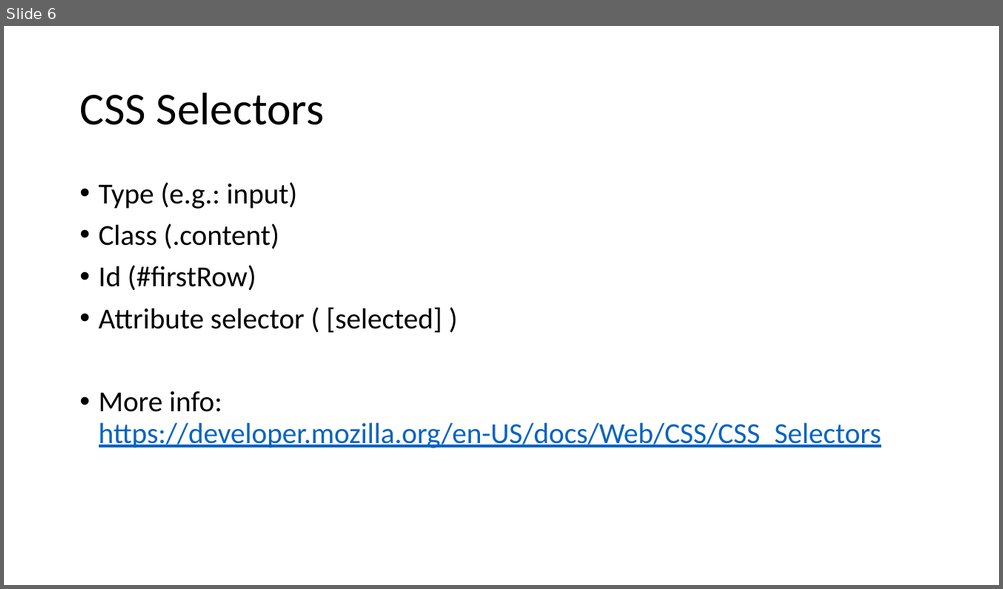
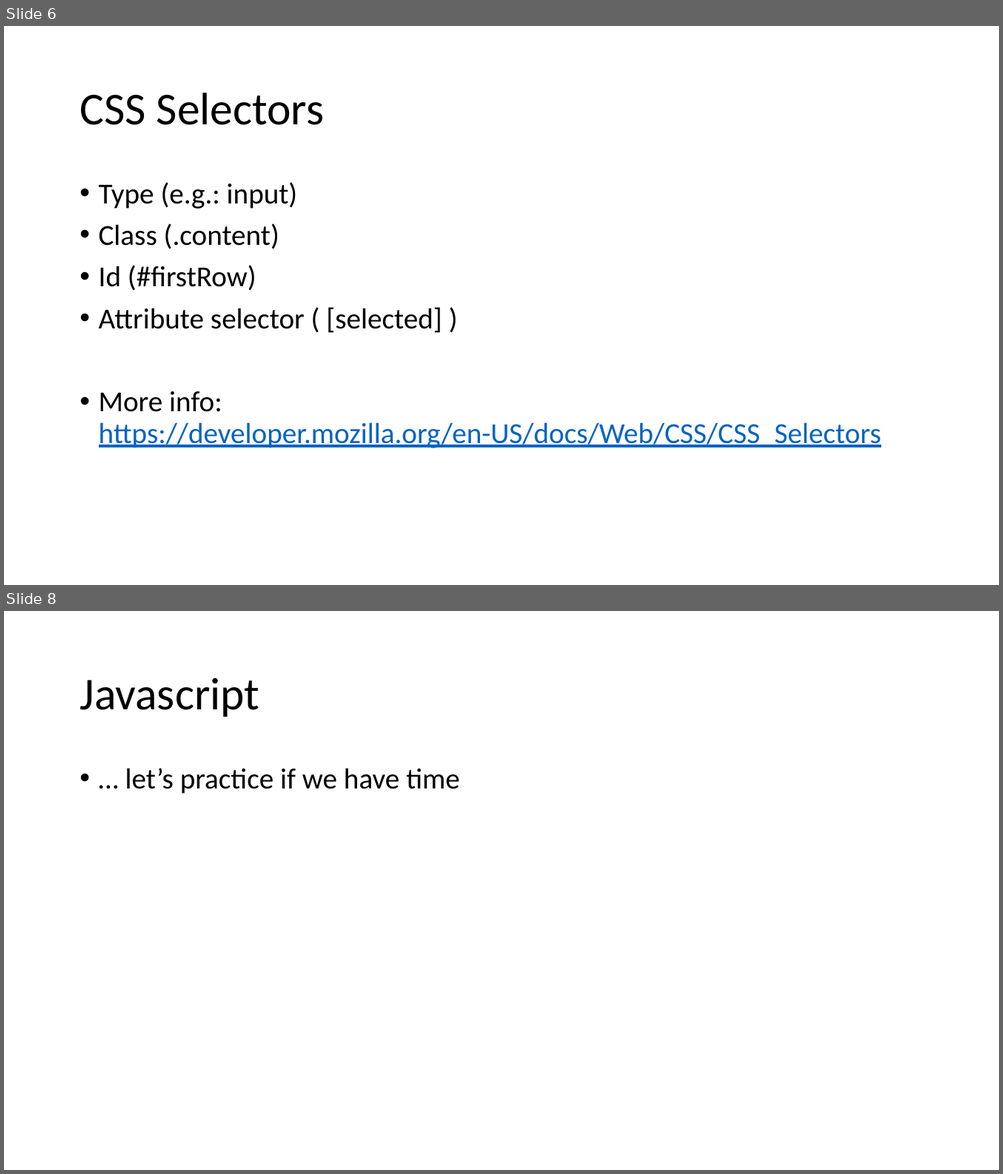
Before and after one commit to eugen8/GrandviewClass2019, a slide deck: Lesson3/Lesson 3.pptx. Shown one above the other, each under a label of ours: slide 6 before the commit, slides 6 and 8 after it; the slides between them are not shown. The pictures are 1003x589 and 1003x1174 pixels, drawn with LibreOffice and Linux fonts; fonts in the diff are those of the drawing. Boxes give left, top, right and bottom in pixels: in the first picture for what was removed or moved away, otherwise in the second. Text is boxed around its words. In the diff, an @@ line names an element or a change of style, - is before the commit and + after.

```diff
--- a/Lesson3/Lesson 3.pptx
+++ b/Lesson3/Lesson 3.pptx
@@ slide 8 added at <box>4,611,999,1170</box>, background #FFFFFF @@
@@ title added at <box>79,678,259,717</box>, 44 pt, text #000000 @@
+Javascript
@@ text added at <box>125,768,460,794</box>, 28 pt, text #000000 @@
+• … let’s practice if we have time
```
Also in this commit, not shown: 2 slides changed, 1 other slide added.
